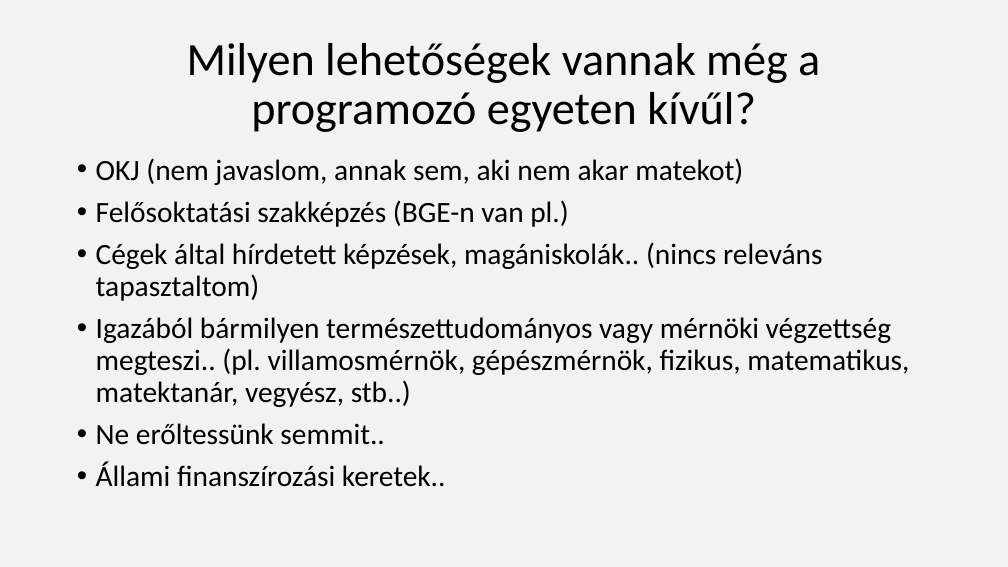
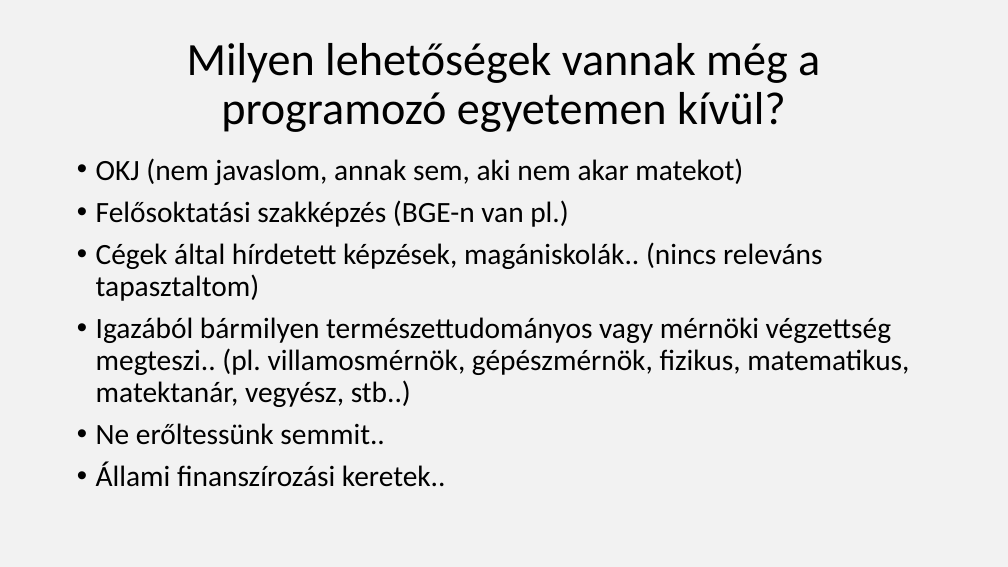
Before and after one commit to nagyandras95/Egyetem, a slide deck: slide 6 of efop/03/Programozók világa.pptx. Drawn at 1008x567 pixels with LibreOffice and Linux fonts; fonts in the diff are those of the drawing. Boxes give left, top, right and bottom in pixels: in the first picture for what was removed or moved away, otherwise in the second. Text is boxed around its words. In the diff, an @@ line names an element or a change of style, - is before the commit and + after.

```diff
--- a/efop/03/Programozók világa.pptx
+++ b/efop/03/Programozók világa.pptx
@@ title at (x1=187, y1=43, x2=820, y2=132): text changed @@
-Milyen lehetőségek vannak még a programozó egyeten kívűl?
+Milyen lehetőségek vannak még a programozó egyetemen kívül?
```
Also in this commit, not shown: 5 other slides changed.
